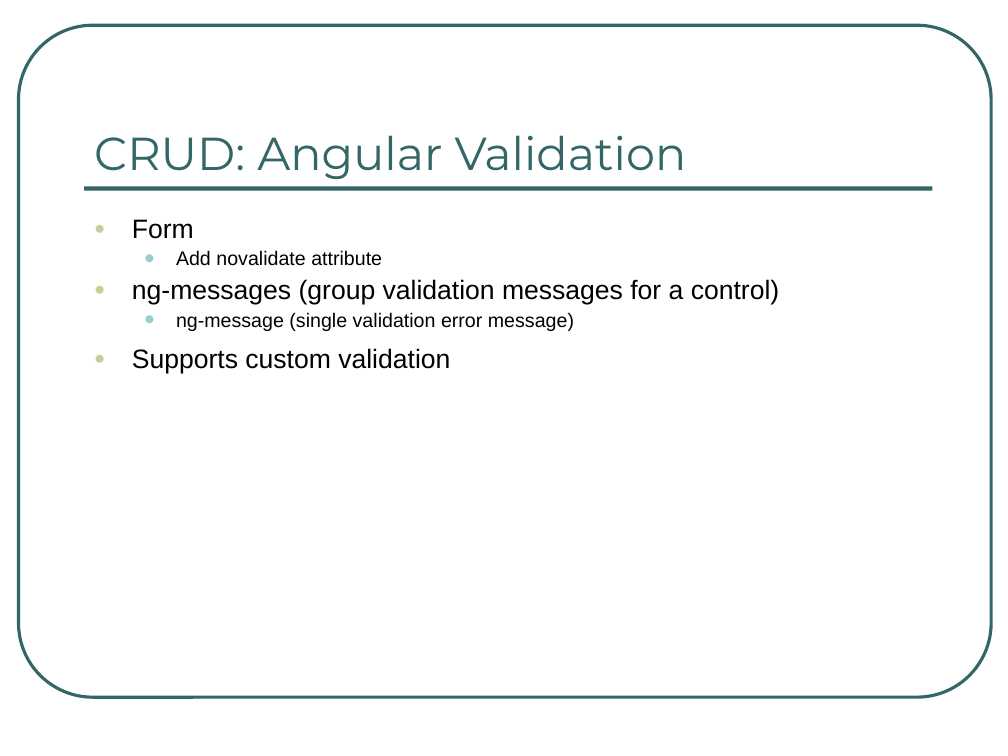
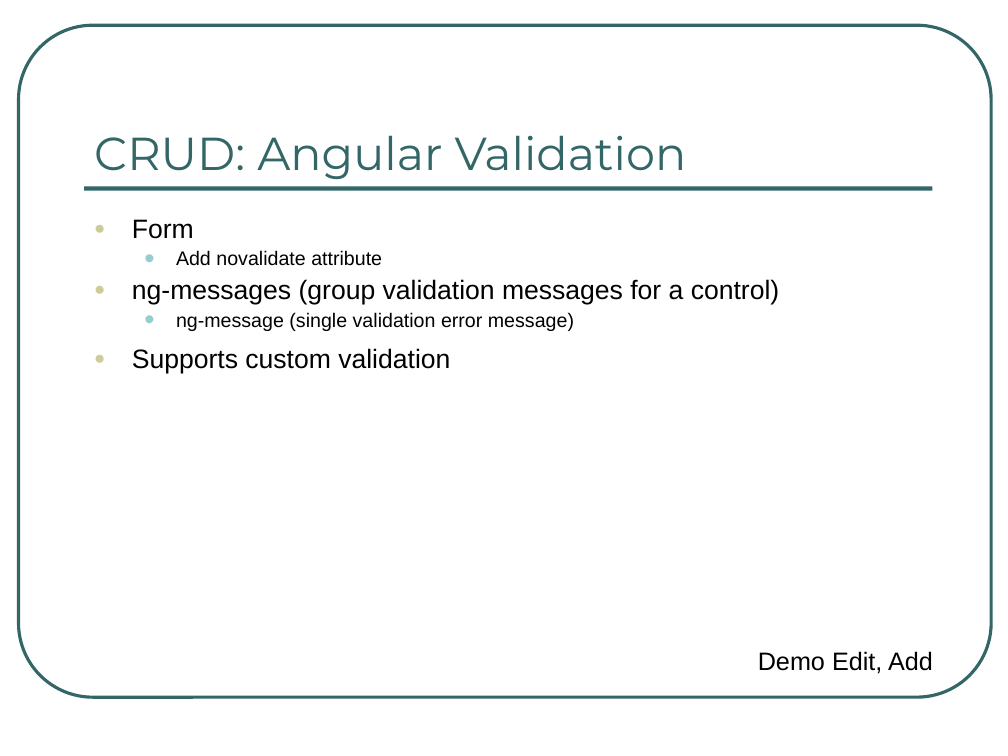
Before and after one commit to ng-al/AngularIntroApp, a slide deck: slide 37 of AngularJS Intro.ppt (slide 28 before the commit). Drawn at 1008x756 pixels with LibreOffice and Linux fonts; fonts in the diff are those of the drawing. Boxes give left, top, right and bottom in pixels: in the first picture for what was removed or moved away, otherwise in the second. Text is boxed around its words. In the diff, an @@ line names an element or a change of style, - is before the commit and + after.

```diff
--- a/AngularJS Intro.ppt
+++ b/AngularJS Intro.ppt
@@ text added at bbox=[758, 651, 933, 674], 18 pt, text #000000 @@
+Demo Edit, Add
```
Also in this commit, not shown: 12 other slides changed, 12 slides added, 4 slides removed.
